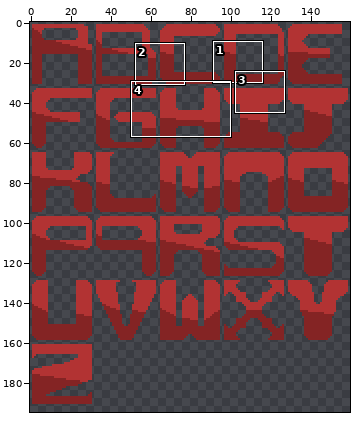
Pixel-art file: Assets/Sprites/Cosmo Font.aseprite. The picture above shows the old version from afar; the outline marks the close-up.
Close-up. First the earlier version:
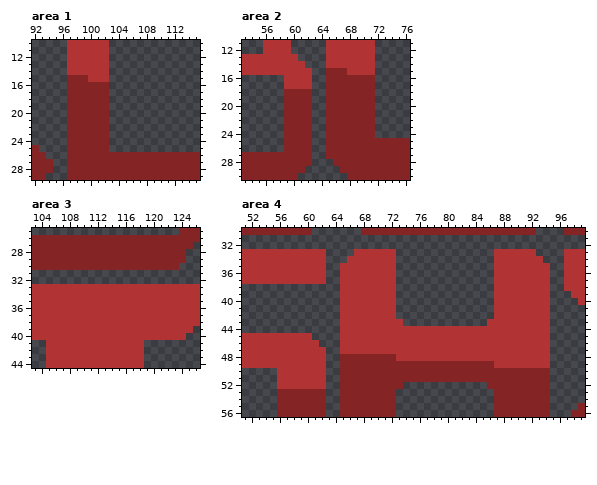
160x195 pixels, 1 frame. Shown: area 1: x 92..115, y 10..29; area 2: x 53..76, y 11..30; area 3: x 103..126, y 25..44; area 4: x 51..99, y 30..56. The commit also changed other parts of the picture, which this record leaves out.
The result:
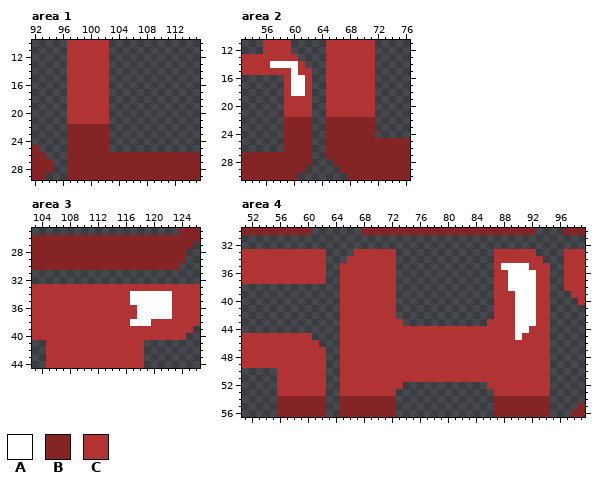
Palette (. is transparent): A #ffffff  B #842424  C #b23333
Diff:
Area 1:
y 15: x 97..99 BBB -> CCC
y 16..21: x 97..102 BBBBBB -> CCCCCC
Area 2:
y 14: x 57..60 CCCC -> AAAA
y 15: x 60 C -> A; x 65..67 BBB -> CCC
y 16..17: x 60..61 CC -> AA; x 65..71 BBBBBBB -> CCCCCCC
y 18: x 59..62 BBBB -> CAAC; x 65..71 BBBBBBB -> CCCCCCC
y 19..21: x 59..62 BBBB -> CCCC; x 65..71 BBBBBBB -> CCCCCCC
Area 3:
y 34..35: x 117..122 CCCCCC -> AAAAAA
y 36..37: x 118..122 CCCCC -> AAAAA
y 38: x 117..119 CCC -> AAA
Area 4:
y 35: x 88..91 CCCC -> AAAA
y 36..38: x 89..92 CCCC -> AAAA
y 39..43: x 90..92 CCC -> AAA
y 44: x 90..91 CC -> AA
y 45: x 90 C -> A
y 48: x 65..72 BBBBBBBB -> CCCCCCCC
y 49: x 65..86 BBBBBBBBBBBBBBBBBBBBBB -> CCCCCCCCCCCCCCCCCCCCCC
y 50..51: x 65..94 BBBBBBBBBBBBBBBBBBBBBBBBBBBBBB -> CCCCCCCCCCCCCCCCCCCCCCCCCCCCCC
y 52: x 65..73 BBBBBBBBB -> CCCCCCCCC; x 86..94 BBBBBBBBB -> CCCCCCCCC
y 53: x 56..62 BBBBBBB -> CCCCCCC; x 65..72 BBBBBBBB -> CCCCCCCC; x 87..94 BBBBBBBB -> CCCCCCCC
Boxes around the changes in both close-ups, in picture pixels (x1, y1, x2, y2):
changed: (67, 75, 109, 124)
changed: (270, 61, 375, 117)
changed: (130, 291, 172, 326)
changed: (277, 263, 550, 396)
